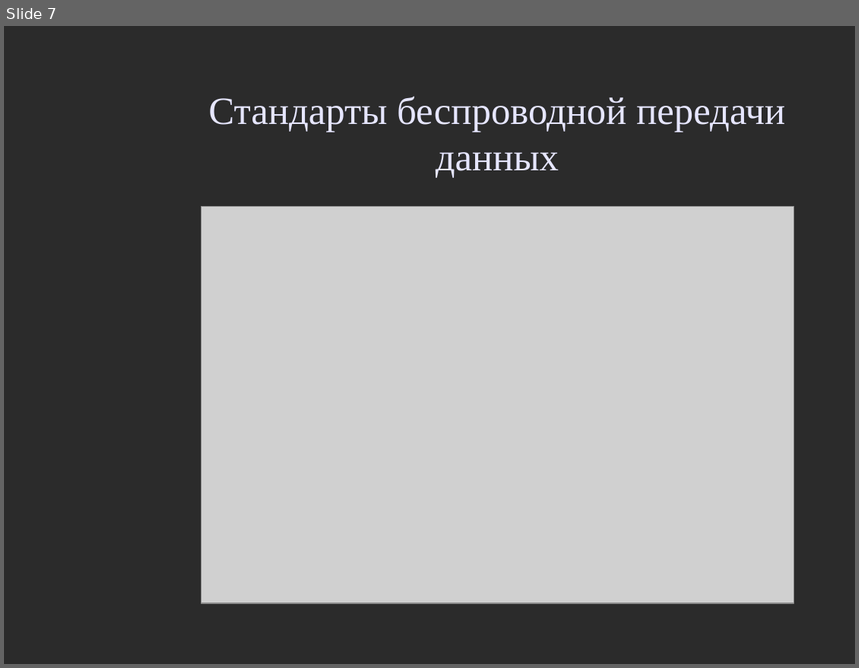
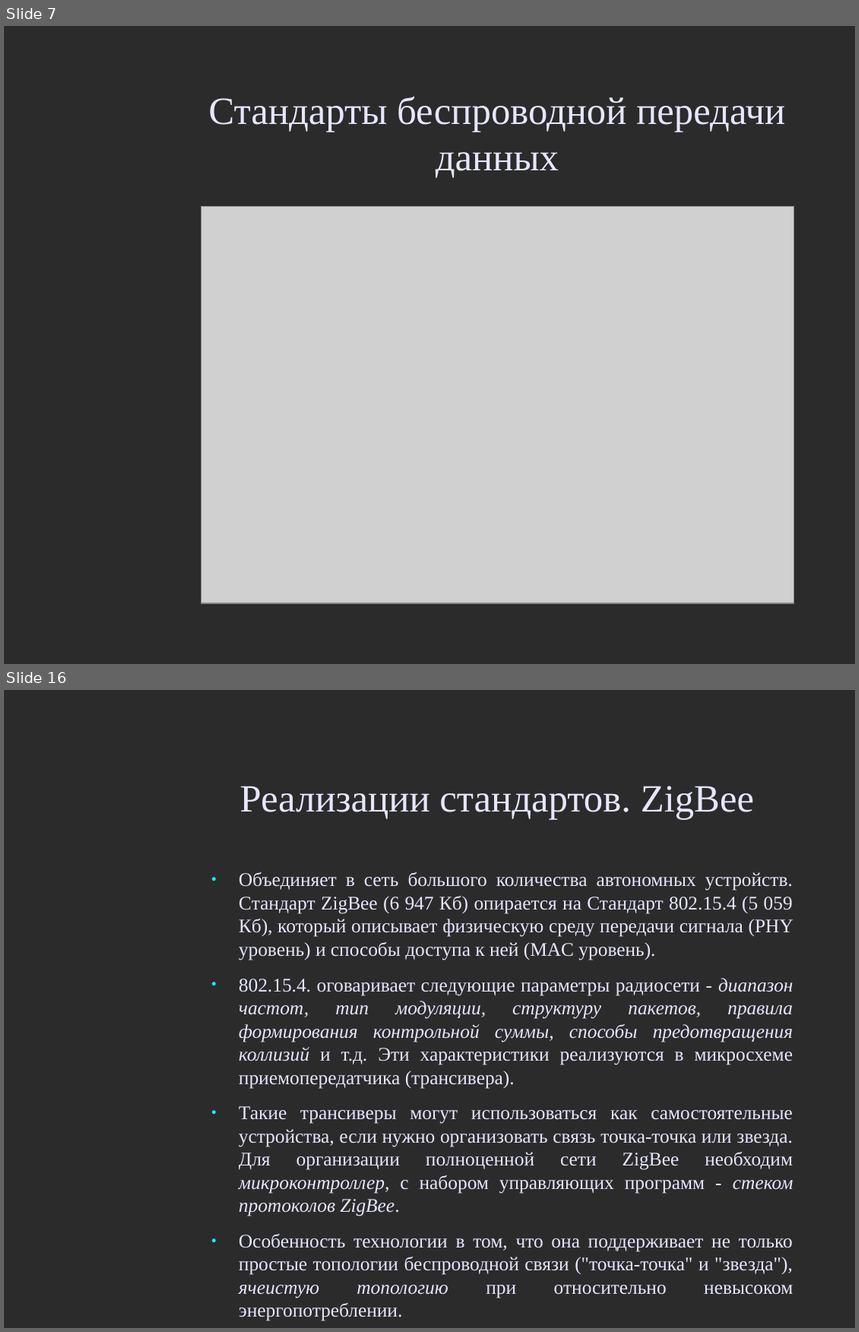
Before and after one commit to aeremenok/a-team-777, a slide deck: 10/smm/doc/eav_wireless.odp. Shown one above the other, each under a label of ours: slide 7 before the commit, slides 7 and 16 after it; the slides between them are not shown. The pictures are 859x668 and 859x1332 pixels, drawn with LibreOffice and Linux fonts; fonts in the diff are those of the drawing; grey boxes stand for pictures; background and template pictures are left out; a plain dark background stands for a picture behind light text. Boxes give left, top, right and bottom in pixels: in the first picture for what was removed or moved away, otherwise in the second. Text is boxed around its words. In the diff, an @@ line names an element or a change of style, - is before the commit and + after.

```diff
--- a/10/smm/doc/eav_wireless.odp
+++ b/10/smm/doc/eav_wireless.odp
@@ slide 16 added at (4, 690, 855, 1328), background picture (left out) @@
@@ title added at (240, 786, 754, 819), 36 pt, text #E6E6FF @@
+Реализации стандартов. ZigBee
@@ text added at (239, 872, 794, 1322), 18 pt, text #E6E6FF @@
+● Объединяет в сеть большого количества автономных устройств. Cтандарт ZigBee (6 947 Кб) опирается на Стандарт 802.15.4 (5 059 Кб), который описывает физическую среду передачи сигнала (PHY уровень) и способы доступа к ней (MAC уровень).
+● 802.15.4. оговаривает следующие параметры радиосети - диапазон частот, тип модуляции, структуру пакетов, правила формирования контрольной суммы, способы предотвращения коллизий и т.д. Эти характеристики реализуются в микросхеме приемопередатчика (трансивера).
+● Такие трансиверы могут использоваться как самостоятельные устройства, если нужно организовать связь точка-точка или звезда. Для организации полноценной сети ZigBee необходим микроконтроллер, с набором управляющих программ - стеком протоколов ZigBee.
+● Особенность технологии в том, что она поддерживает не только простые топологии беспроводной связи ("точка-точка" и "звезда"), ячеистую топологию при относительно невысоком энергопотреблении.
```
Also in this commit, not shown: 1 slide changed, 37 other slides added, 1 other file.
